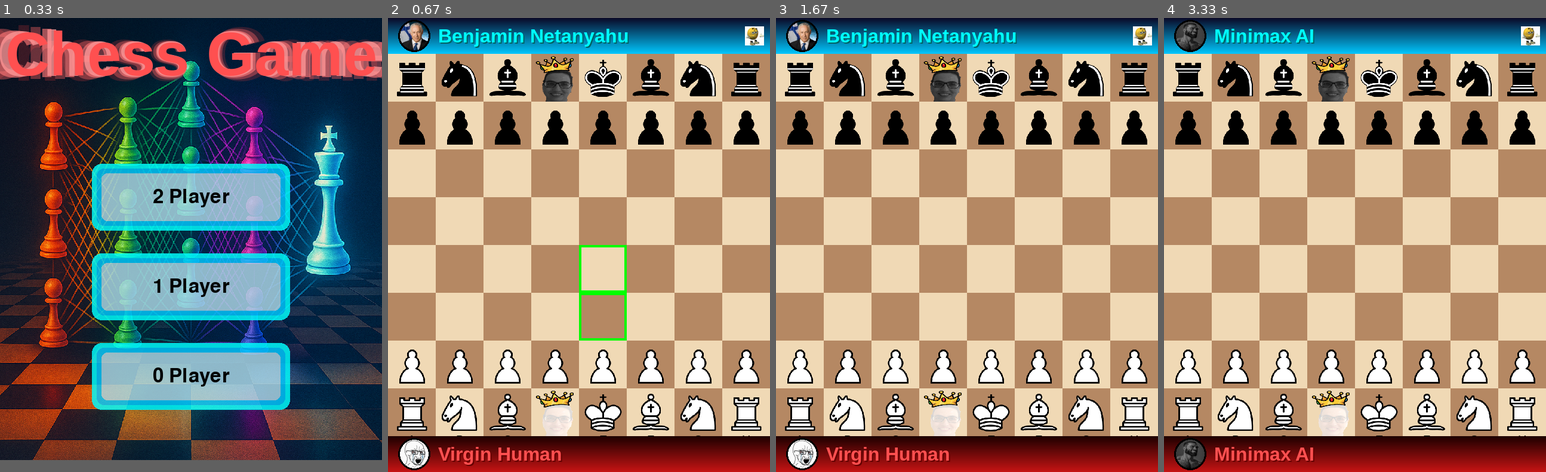
Above: before the commit, frames 1-4 (left to right).
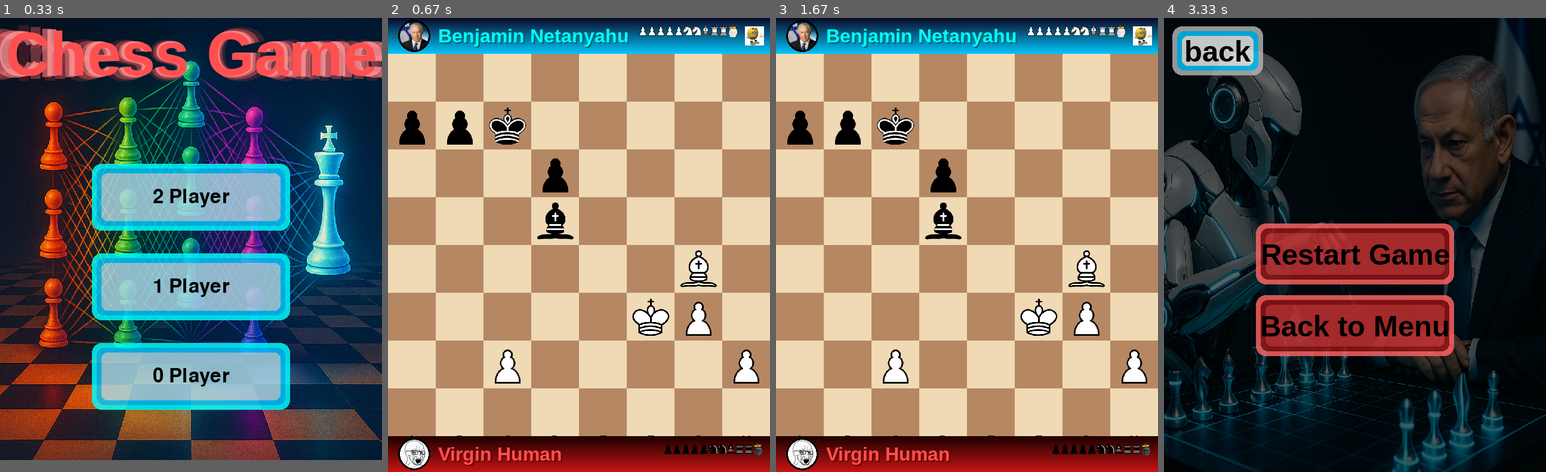
Above: after the commit, the same moments.

Repository: eladk333/Chess
Game: pygame game, started from main.py
The game is run twice, just before and just after one commit, with the same random seed, the same clock (stepped at 60 frames per second) and the same inputs.
Inputs (mouse positions are in pixels of both pictures, inside the frame that each line leads up to):
- Up to frame 1 (0.33 s): no input
- Up to frame 2 (0.67 s): press the mouse at (579, 195) at 0.37 s; move the mouse to (582, 281) at 0.47 s; release the mouse at (590, 372) at 0.6 s
- Up to frame 3 (1.67 s): tap Enter at 0.67 s; press the mouse at (1142, 36) at 1.03 s; move the mouse to (1016, 104) at 1.13 s; release the mouse at (886, 172) at 1.27 s; press the mouse at (829, 49) at 1.37 s; move the mouse to (882, 72) at 1.47 s; release the mouse at (936, 99) at 1.6 s
- Up to frame 4 (3.33 s): press the mouse at (1530, 36) at 1.7 s; move the mouse to (1370, 136) at 1.8 s; release the mouse at (1213, 231) at 1.93 s; press the mouse at (1355, 326) at 2.03 s; move the mouse to (1366, 372) at 2.13 s; release the mouse at (1381, 417) at 2.27 s; press the mouse at (1355, 376) at 2.37 s; move the mouse to (1293, 240) at 2.47 s; release the mouse at (1232, 99) at 2.6 s; press the mouse at (1355, 376) at 2.7 s; move the mouse to (1351, 317) at 2.8 s; release the mouse at (1351, 263) at 2.93 s; press the mouse at (1530, 36) at 3.03 s; move the mouse to (1385, 140) at 3.13 s; release the mouse at (1240, 249) at 3.27 s

Frame 1 is identical in both runs. In frame 2, 15% of the frame differs, in the area x 2-98%, y 1-97%; in frame 3, 14%; in frame 4, 97%, in the area x 0-100%, y 0-100%.

Commit message:
fixed bug with race condition

Diff:
--- a/ai/minmax.py
+++ b/ai/minmax.py
@@ -132,7 +132,8 @@
                 last_completed_score = score
 
                 # Grab best move from TT at root
-                tt_entry = self.tt.get(board.fen())
+                hash_key = chess.polyglot.zobrist_hash(board)
+                tt_entry = self.tt.get(hash_key)
                 if tt_entry and tt_entry.get("best_move"):
                     best_move_overall = tt_entry["best_move"]
 
@@ -193,7 +194,7 @@
             raise TimeoutException()
 
         # 2) Transposition Table lookup
-        hash_key = board.fen()
+        hash_key = chess.polyglot.zobrist_hash(board)
         tt_entry = self.tt.get(hash_key)
 
         if tt_entry and tt_entry["depth"] >= depth:
@@ -425,13 +426,15 @@
             value = piece_values.get(piece_type, 0)
             pst = psts[piece_type]
 
+            # White uses the mirrored square to match top-down PST array
             for sq in board.pieces(piece_type, chess.WHITE):
                 score += value
-                score += pst[sq]
-
+                mirrored_sq = chess.square_mirror(sq)
+                score += pst[mirrored_sq]
+
+            # Black uses the raw square
             for sq in board.pieces(piece_type, chess.BLACK):
                 score -= value
-                mirrored_sq = chess.square_mirror(sq)
-                score -= pst[mirrored_sq]
+                score -= pst[sq]
 
         return score
--- a/game_controller.py
+++ b/game_controller.py
@@ -1,7 +1,9 @@
 import pygame
 import chess
+import threading
 
 AI_MOVE_EVENT = pygame.USEREVENT + 1
+AI_MOVE_CALCULATED_EVENT = pygame.USEREVENT + 2
 
 # Chess.com-style material / captured pieces UI helpers
 PIECE_VALUES = {
@@ -65,6 +67,14 @@
         if row is None or col is None: return None
         return chess.square(col, 7 - row)
 
+    def _run_ai_thread(self, current_ai, board_copy):
+        """Runs in a background thread to prevent freezing the UI."""
+        move = current_ai.get_best_move(board_copy, time_limit=3.0)
+
+        # Post the result back to the main thread's event queue
+        event = pygame.event.Event(AI_MOVE_CALCULATED_EVENT, {'move': move})
+        pygame.event.post(event)
+
     def _to_ui_coord(self, square):
         if square is None: return None
         rank = chess.square_rank(square)
@@ -111,19 +121,39 @@
             return self._on_mouse_up(event)
 
         elif event.type == AI_MOVE_EVENT:
-            if self.waiting_for_ai:
-                pygame.time.set_timer(AI_MOVE_EVENT, 0) # Turn off the timer
+            # Added a flag check to prevent duplicate threads if the timer double-fired
+            if self.waiting_for_ai and not getattr(self, '_ai_calculating', False):
+                pygame.time.set_timer(AI_MOVE_EVENT, 0) # Turn off the initial delay timer
+                self._ai_calculating = True
 
                 # Fetch the correct AI
                 current_ai = self.white_ai if self.board.turn == chess.WHITE else self.black_ai
 
                 if current_ai:
-                    move = current_ai.get_best_move(self.board, time_limit=3.0)
-                    if move:
-                        self._apply_move(move)
-
-                self.waiting_for_ai = False
-                self._check_ai_turn() # Check if the *next* player is also AI!
+                    # Create a deep copy of the board for the thread to safely manipulate
+                    board_copy = self.board.copy()
+
+                    # Spawn the background thread
+                    ai_thread = threading.Thread(
+                        target=self._run_ai_thread,
+                        args=(current_ai, board_copy)
+                    )
+                    ai_thread.daemon = True # Allows the thread to die if the main program exits
+                    ai_thread.start()
+
+                    # NOTE: We leave self.waiting_for_ai = True here so the animation keeps playing
+
+        # NEW: Listen for the thread to finish
+        elif event.type == AI_MOVE_CALCULATED_EVENT:
+            self._ai_calculating = False
+            move = event.move
+
+            # Validate the move to protect against race conditions and phantom restart threads
+            if move and move in self.board.legal_moves:
+                self._apply_move(move)
+
+            self.waiting_for_ai = False
+            self._check_ai_turn() # Check if the *next* player is also AI
 
     def draw(self, screen, draw_board_func, draw_pieces_func, draw_players_func, font, options_icon, options_rect, names_and_icons):
         ui_board = self._get_ui_board()
@@ -134,8 +164,18 @@
             dst = self._to_ui_coord(self.last_move.to_square)
             ui_last_move = (src, dst, None)
 
+        ai_thinking_color = None
+        if self.waiting_for_ai:
+            ai_thinking_color = self.board.turn
+
         draw_board_func(screen, self.highlight_squares, self.layout, last_move=ui_last_move)
-        draw_players_func(screen, self.layout, font, *names_and_icons)
+        draw_players_func(
+            screen,
+            self.layout,
+            font,
+            *names_and_icons,
+            ai_thinking_color=ai_thinking_color
+        )
         screen.blit(options_icon, options_rect)
 
         # Chess.com-style captured pieces + material advantage (right side)
--- a/game_setup.py
+++ b/game_setup.py
@@ -35,6 +35,7 @@
     # board = chess.Board("1k1r4/3r4/8/4K3/8/8/8/8 w - - 0 1") # 2 rooks
     #board = chess.Board("3r4/8/3k4/8/8/3K4/8/8 w - - 0 1") # 1 rook
     #board = chess.Board("8/3K4/4P3/8/8/8/6k1/7q w - - 0 1") # Pawn about to promot
+    board = chess.Board("8/ppk5/3p4/3b4/6B1/5KP1/2P4P/8 w - - 0 1") # Needs to push pawns endgame
     images = load_piece_images()
     icons = load_player_icons()
 
--- a/ui/pygame_ui.py
+++ b/ui/pygame_ui.py
@@ -1,6 +1,7 @@
 import pygame
 import os
 import math
+import chess.polyglot
 
 LIGHT = (240, 217, 181)
 DARK = (181, 136, 99)
@@ -52,7 +53,59 @@
         screen.blit(number, number.get_rect(center=(x, y)))
 
 
-
+def draw_thinking_badge(screen, x, y, is_top_bar=True):
+    t = pygame.time.get_ticks()
+
+    label_font = pygame.font.SysFont("Arial", 22, bold=True)
+    dot_radius = 5
+    gap = 8
+
+    # Pulsing glow
+    pulse = 0.65 + 0.35 * (0.5 + 0.5 * math.sin(t * 0.008))
+    glow_alpha = int(110 + 90 * pulse)
+
+    badge_w = 180
+    badge_h = 44
+
+    badge = pygame.Surface((badge_w, badge_h), pygame.SRCALPHA)
+    if is_top_bar:
+        fill = (0, 255, 255, 28)
+        border = (0, 255, 255, glow_alpha)
+        text_color = (180, 255, 255)
+        shadow_color = (0, 80, 80)
+        dot_color = (0, 255, 255)
+    else:
+        fill = (255, 80, 80, 28)
+        border = (255, 120, 120, glow_alpha)
+        text_color = (255, 180, 180)
+        shadow_color = (90, 0, 0)
+        dot_color = (255, 90, 90)
+
+    pygame.draw.rect(badge, fill, (0, 0, badge_w, badge_h), border_radius=17)
+    pygame.draw.rect(badge, border, (0, 0, badge_w, badge_h), width=2, border_radius=17)
+
+    screen.blit(badge, (x, y))
+
+    text = "Thinking"
+    shadow = label_font.render(text, True, shadow_color)
+    label = label_font.render(text, True, text_color)
+    text_x = x + 14
+    text_y = y + (badge_h - label_font.get_height()) // 2
+    screen.blit(shadow, (text_x + 2, text_y + 2))
+    screen.blit(label, (text_x, text_y))
+
+    # Animated three dots
+    dots_start_x = x + 122
+    dots_y = y + badge_h // 2
+    active_count = (t // 350) % 4  # 0,1,2,3
+
+    for i in range(3):
+        r = dot_radius + (1 if i < active_count else 0)
+        alpha = 255 if i < active_count else 90
+
+        dot = pygame.Surface((20, 20), pygame.SRCALPHA)
+        pygame.draw.circle(dot, (*dot_color, alpha), (10, 10), r)
+        screen.blit(dot, (dots_start_x + i * (2 * dot_radius + gap), dots_y - 10))
 def draw_pieces(screen, board, images, layout=None):
     if layout is None:
         raise ValueError("draw_pieces requires a layout object")
@@ -95,42 +148,68 @@
     screen.blit(label, pos)
 
 
-def draw_player_info(screen, layout, font, top_name, top_img, bottom_name, bottom_img):
+def draw_player_info(screen, layout, font, top_name, top_img, bottom_name, bottom_img, ai_thinking_color=None):
     padding = 20
     icon_size = 48
-
-
-    font = pygame.font.SysFont("Arial", 32, bold=True)
-
-    # TOP BAR
+    name_spacing = 16 # Extracted to a variable for cleaner math later
+
+    # Overriding the passed font with a bold variant, as you had in your original code
+    display_font = pygame.font.SysFont("Arial", 32, bold=True)
+
+    # --- TOP BAR ---
     top_bar = pygame.Rect(0, 0, layout.screen_width, layout.top)
     draw_gradient_rect(screen, top_bar, (10, 10, 40), (0, 200, 255))
 
     blit_circle_icon(screen, top_img, (padding, (layout.top - icon_size) // 2), icon_size)
+
+    # Store the exact X/Y coordinates for the top text
+    top_text_x = padding + icon_size + name_spacing
+    top_text_y = (layout.top - display_font.get_height()) // 2
+
     draw_text_with_shadow(
-        screen,
-        top_name,
-        font,
-        (0, 255, 255),
-        (0, 100, 100),
-        (padding + icon_size + 16, (layout.top - font.get_height()) // 2)
+        screen, top_name, display_font, (0, 255, 255), (0, 100, 100), (top_text_x, top_text_y)
     )
 
-    # BOTTOM BAR
+    # --- BOTTOM BAR ---
     bottom_y = layout.top + layout.board_height
     bottom_bar = pygame.Rect(0, bottom_y, layout.screen_width, layout.bottom)
     draw_gradient_rect(screen, bottom_bar, (30, 0, 0), (200, 20, 20))
 
     blit_circle_icon(screen, bottom_img, (padding, bottom_y + (layout.bottom - icon_size) // 2), icon_size)
+
+    # Store the exact X/Y coordinates for the bottom text
+    bottom_text_x = padding + icon_size + name_spacing
+    bottom_text_y = bottom_y + (layout.bottom - display_font.get_height()) // 2
+
     draw_text_with_shadow(
-        screen,
-        bottom_name,
-        font,
-        (255, 80, 80),      # Cyber red
-        (100, 0, 0),        # Dark red shadow
-        (padding + icon_size + 16, bottom_y + (layout.bottom - font.get_height()) // 2)
+        screen, bottom_name, display_font, (255, 80, 80), (100, 0, 0), (bottom_text_x, bottom_text_y)
     )
 
+    # --- ANIMATED THINKING BADGE ---
+    if ai_thinking_color is not None:
+        if layout.flipped:
+            thinking_is_top = (ai_thinking_color == 1)
+        else:
+            thinking_is_top = (ai_thinking_color == 0)
+
+        badge_spacing = 25 # The gap between the end of the name and the start of the badge
+
+        if thinking_is_top:
+            # Calculate the precise width of the rendered text
+            text_width = display_font.size(top_name)[0]
+
+            # Position = Text Start + Text Width + Gap
+            badge_x = top_text_x + text_width + badge_spacing
+            badge_y = (layout.top - 44) // 2  # <--- Changed to 44
+
+            draw_thinking_badge(screen, badge_x, badge_y, is_top_bar=True)
+        else:
+            text_width = display_font.size(bottom_name)[0]
+
+            badge_x = bottom_text_x + text_width + badge_spacing
+            badge_y = bottom_y + (layout.bottom - 44) // 2
+
+            draw_thinking_badge(screen, badge_x, badge_y, is_top_bar=False)
 
 def blit_circle_icon(screen, img, pos, size, shadow=True):
     icon = pygame.transform.smoothscale(img, (size, size))
